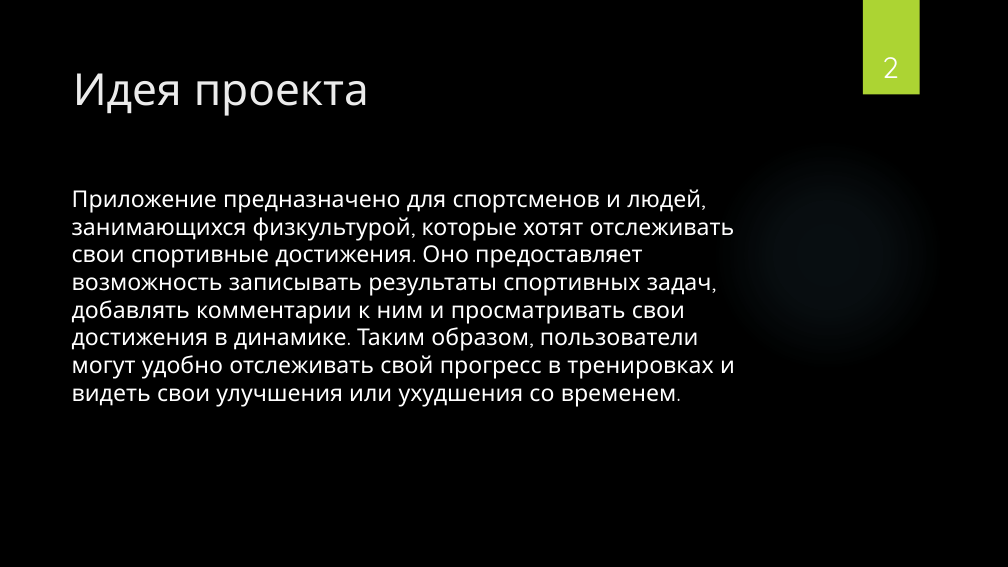
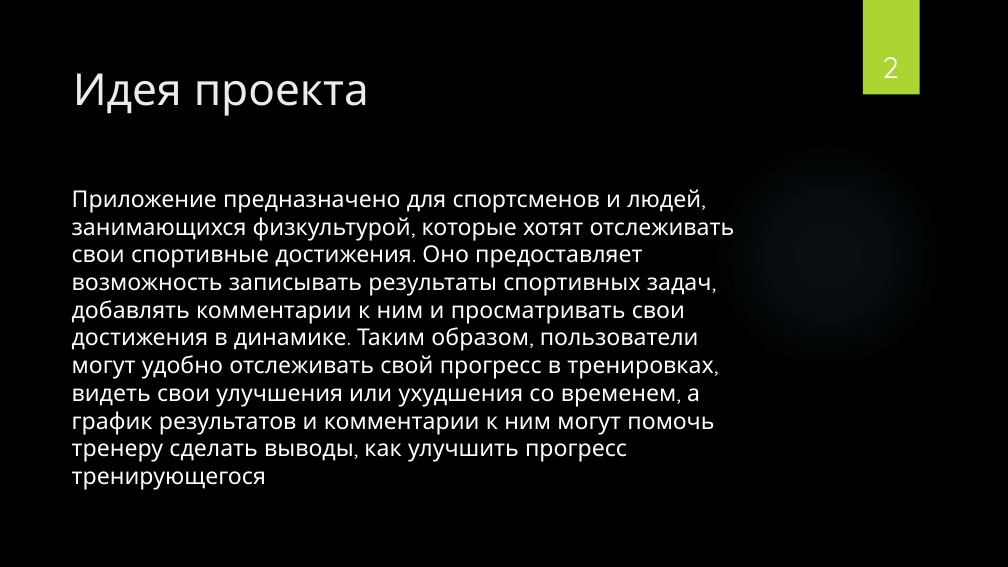
Before and after one commit to BorislavTimoshin/TaskCompletionDiary, a slide deck: slide 2 of description_project/Презентация.pptx. Drawn at 1008x567 pixels with LibreOffice and Linux fonts; fonts in the diff are those of the drawing; background and template pictures are left out. Boxes give left, top, right and bottom in pixels: in the first picture for what was removed or moved away, otherwise in the second. Text is boxed around its words. In the diff, an @@ line names an element or a change of style, - is before the commit and + after.

Commit message:
Добавление графика

```diff
--- a/description_project/Презентация.pptx
+++ b/description_project/Презентация.pptx
@@ text at <box>72,189,735,490</box>: text changed @@
-Приложение предназначено для спортсменов и людей, занимающихся физкультурой, которые хотят отслеживать свои спортивные достижения. Оно предоставляет возможность записывать результаты спортивных задач, добавлять комментарии к ним и просматривать свои достижения в динамике. Таким образом, пользователи могут удобно отслеживать свой прогресс в тренировках и видеть свои улучшения или ухудшения со временем.
+Приложение предназначено для спортсменов и людей, занимающихся физкультурой, которые хотят отслеживать свои спортивные достижения. Оно предоставляет возможность записывать результаты спортивных задач, добавлять комментарии к ним и просматривать свои достижения в динамике. Таким образом, пользователи могут удобно отслеживать свой прогресс в тренировках, видеть свои улучшения или ухудшения со временем, а график результатов и комментарии к ним могут помочь тренеру сделать выводы, как улучшить прогресс тренирующегося
```
Also in this commit, not shown: 4 other slides changed, 1 slide added, 10 other files.
